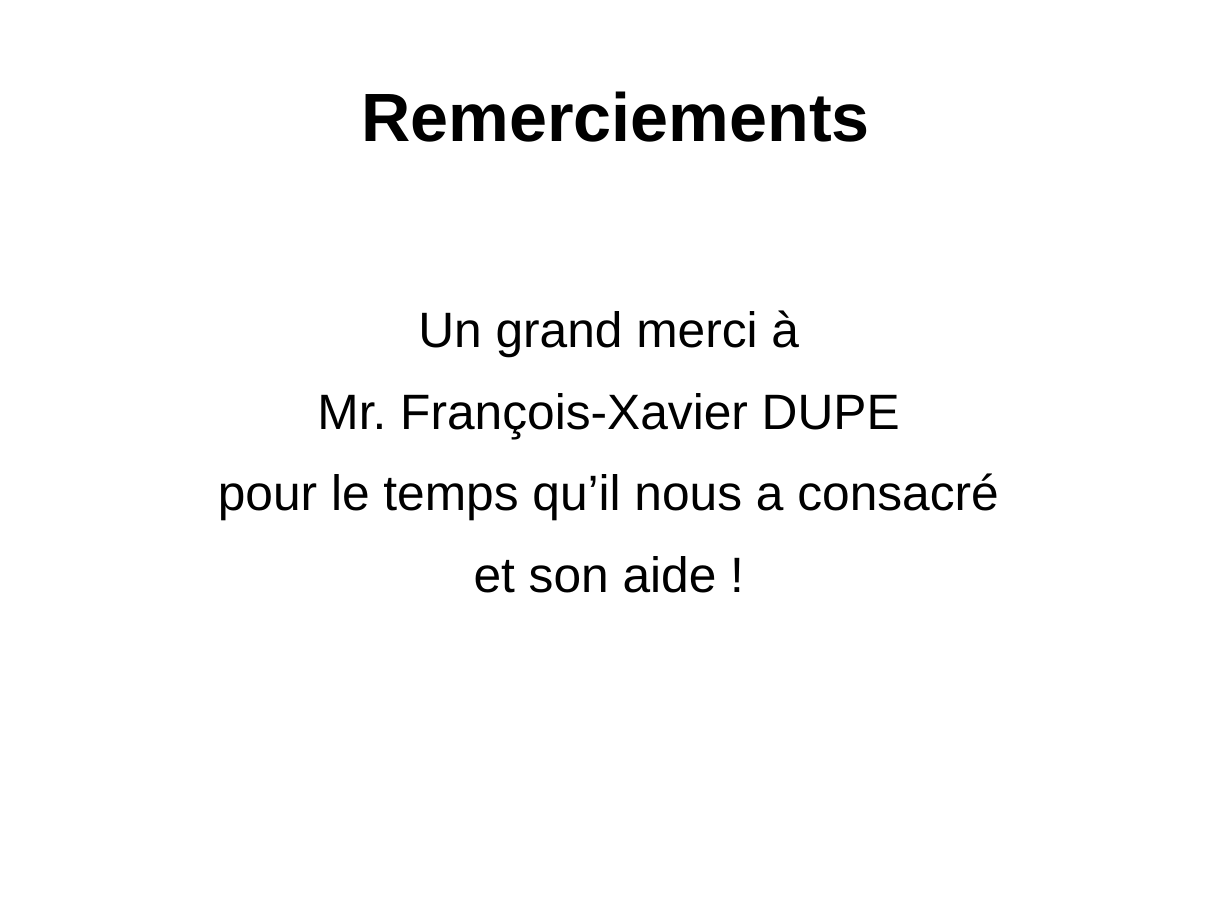
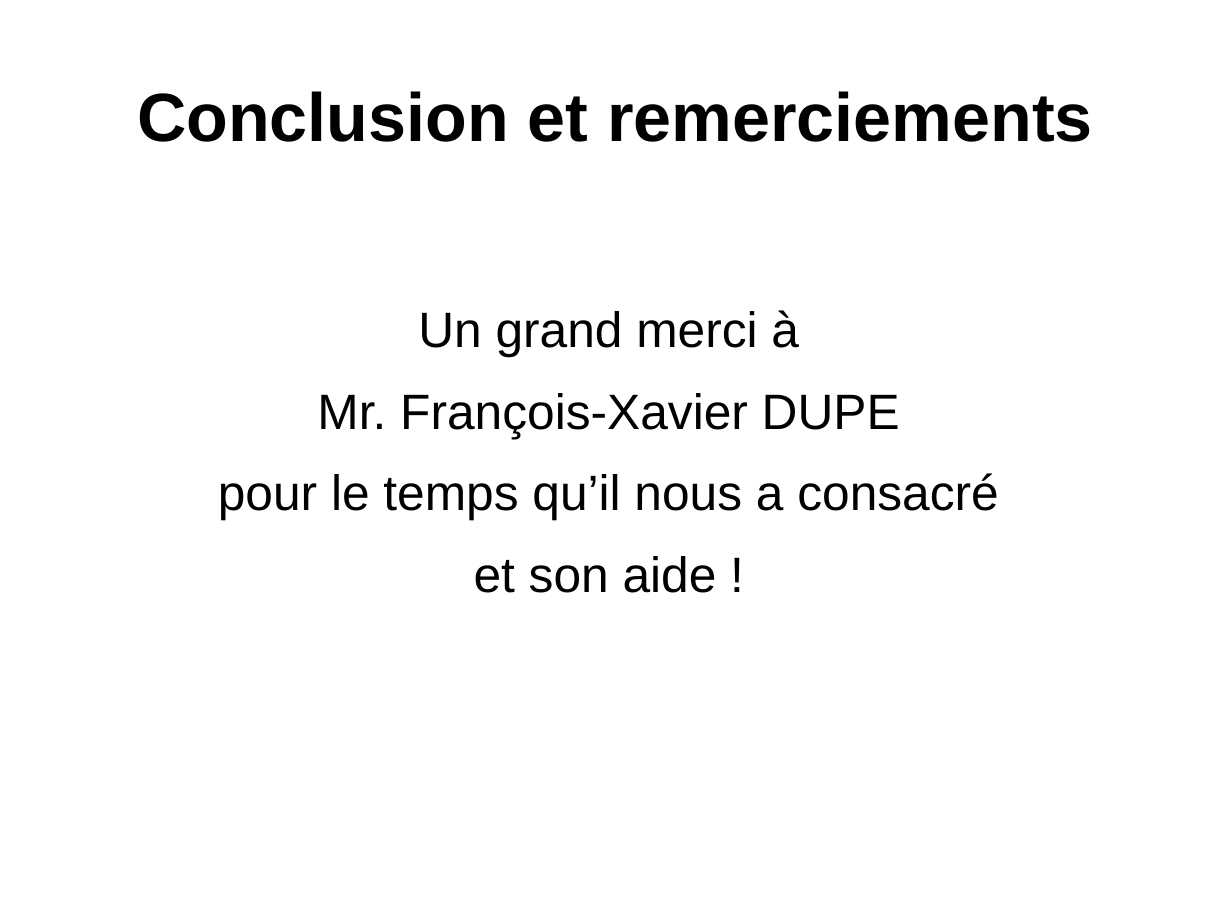
Before and after one commit to xerip/TER_squelettisation, a slide deck: slide 15 of Diaporama/Diapo_TER_MATTIOLI-DUFOIN.odp (slide 16 before the commit). Drawn at 1232x924 pixels with LibreOffice and Linux fonts; fonts in the diff are those of the drawing. Boxes give left, top, right and bottom in pixels: in the first picture for what was removed or moved away, otherwise in the second. Text is boxed around its words. In the diff, an @@ line names an element or a change of style, - is before the commit and + after.

```diff
--- a/Diaporama/Diapo_TER_MATTIOLI-DUFOIN.odp
+++ b/Diaporama/Diapo_TER_MATTIOLI-DUFOIN.odp
@@ title at [137,91,1093,142]: text changed @@
-Remerciements
+Conclusion et remerciements
```
Also in this commit, not shown: 4 other slides changed, 1 slide removed, 6 other files.
